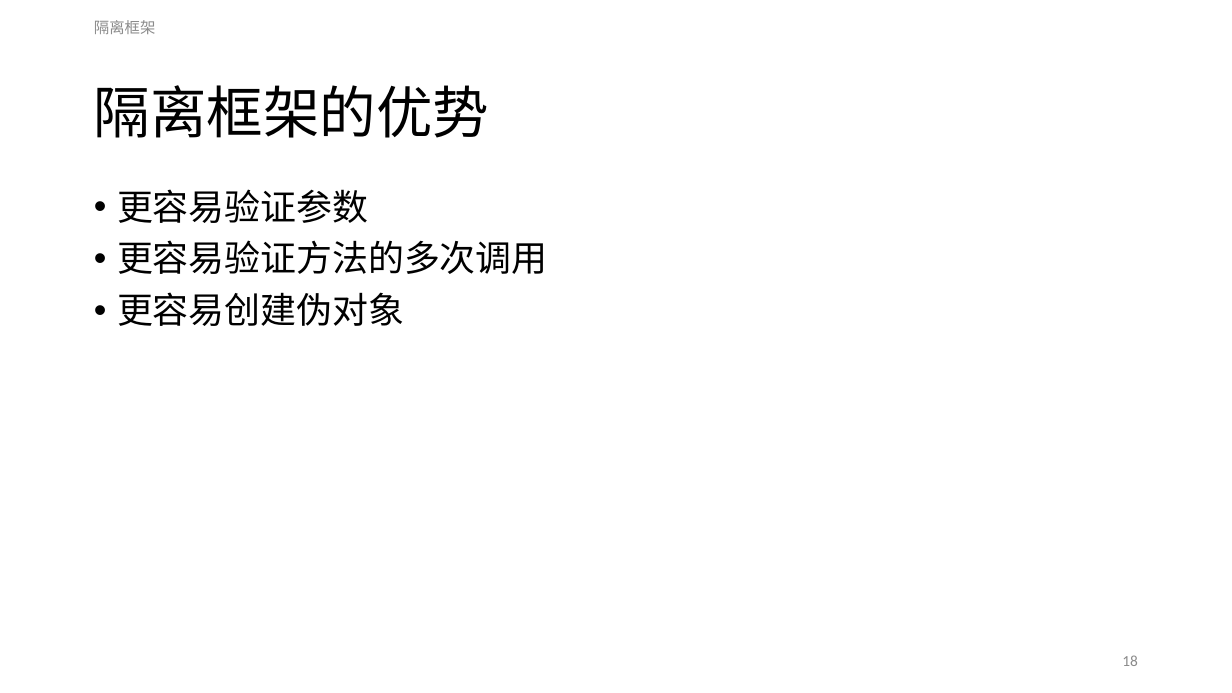
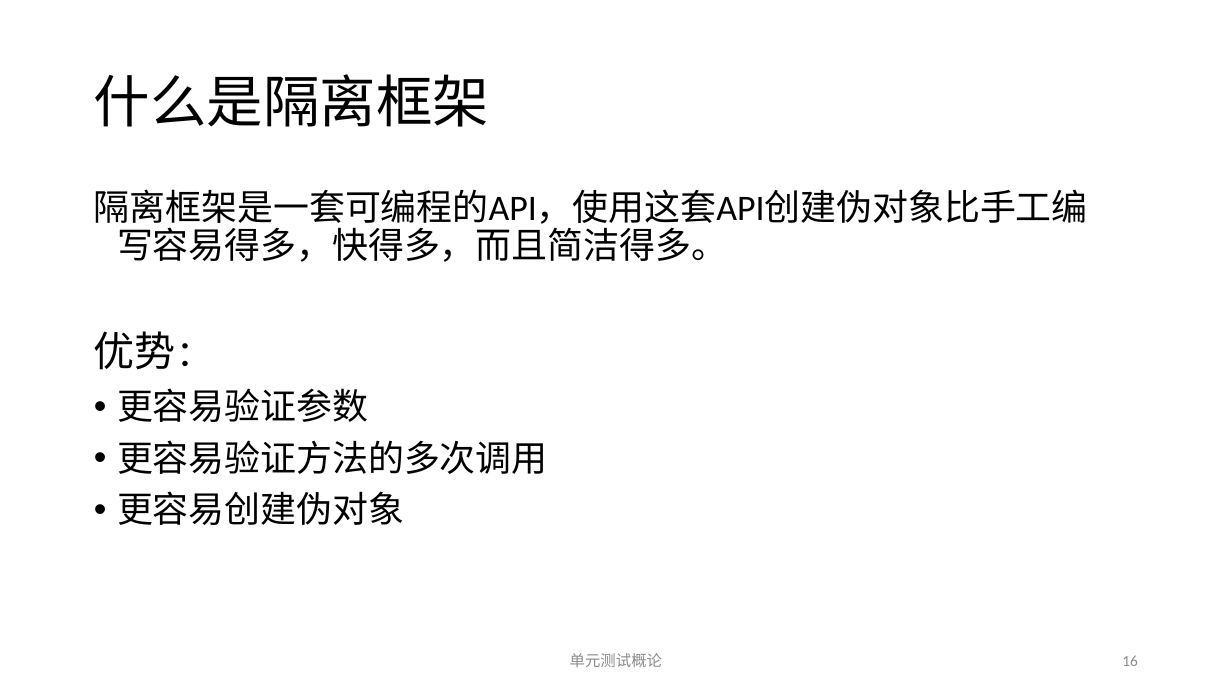
Before and after one commit to ReganHe/SharpUnitTest, a slide deck: slide 16 of MyUnitTest/Document/单元测试.pptx (slide 18 before the commit). Drawn at 1232x693 pixels with LibreOffice and Linux fonts; fonts in the diff are those of the drawing. Boxes give left, top, right and bottom in pixels: in the first picture for what was removed or moved away, otherwise in the second. Text is boxed around its words. In the diff, an @@ line names an element or a change of style, - is before the commit and + after.

Commit message:
update

```diff
--- a/MyUnitTest/Document/单元测试.pptx
+++ b/MyUnitTest/Document/单元测试.pptx
@@ text removed at (x1=94, y1=20, x2=156, y2=34) @@
-隔离框架
@@ title at (x1=94, y1=74, x2=489, y2=127): text changed @@
-隔离框架的优势
+什么是隔离框架
@@ text at (x1=94, y1=189, x2=1088, y2=370): paragraphs added @@
+隔离框架是一套可编程的API，使用这套API创建伪对象比手工编写容易得多，快得多，而且简洁得多。
+优势：
@@ text added at (x1=570, y1=653, x2=662, y2=667), 12 pt, text #8C8C8C @@
+单元测试概论
@@ page number at (x1=1122, y1=655, x2=1138, y2=666): text changed @@
-18
+16
```
Also in this commit, not shown: 6 other slides changed, 1 slide added, 3 slides removed.
